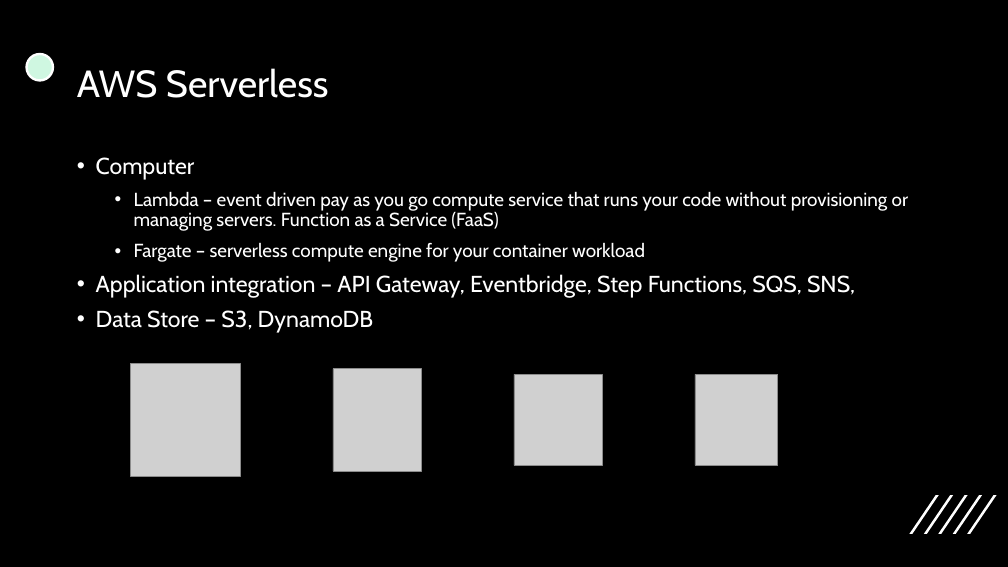
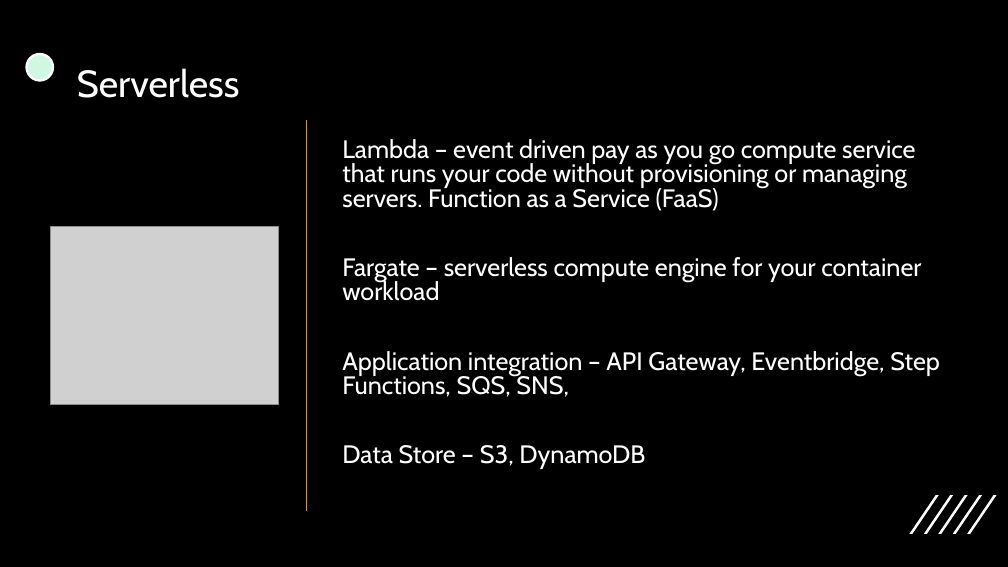
Before and after one commit to bismillahkani/AWS-Serverless-AI, a slide deck: slide 4 of serverless-workshop.pptx. Drawn at 1008x567 pixels with LibreOffice and Linux fonts; fonts in the diff are those of the drawing; grey boxes stand for pictures. Boxes give left, top, right and bottom in pixels: in the first picture for what was removed or moved away, otherwise in the second. Text is boxed around its words. In the diff, an @@ line names an element or a change of style, - is before the commit and + after.

```diff
--- a/serverless-workshop.pptx
+++ b/serverless-workshop.pptx
@@ title at [77, 68, 240, 98]: text changed @@
-AWS Serverless
+Serverless
@@ line added from (306, 119) to (306, 512), #EA9600 1.5 pt @@
@@ text "Lambda – event driven pay ...": place and size @@
-text "Lambda – event driven pay ..." at [96, 157, 908, 333]
+text "Lambda – event driven pay ..." at [342, 139, 940, 469]
@@ text "Lambda – event driven pay ..." at [342, 139, 940, 469]: size 18 to 24 pt in "Lambda – event driven pay as you ...", "Fargate – serverless compute engine for your ..."; size 22 to 24 pt in "Application integration – API Gateway, Eventbridge, Step ...", "Data Store – S3, DynamoDB"; bullet • to none; list level 2 to 1 in "Lambda – event driven pay ..."; line spacing 0.9 to 0.8; list level 2 to 1 in "Fargate – serverless compute engine ..." @@
@@ text at [96, 157, 195, 180]: paragraph removed @@
-• Computer
@@ picture added at [50, 227, 278, 405] @@
@@ picture removed at [131, 364, 240, 477] @@
@@ picture removed at [333, 369, 421, 472] @@
@@ picture removed at [514, 374, 603, 465] @@
@@ picture removed at [695, 374, 778, 465] @@
```
Also in this commit, not shown: 5 other slides changed, 1 slide added.
